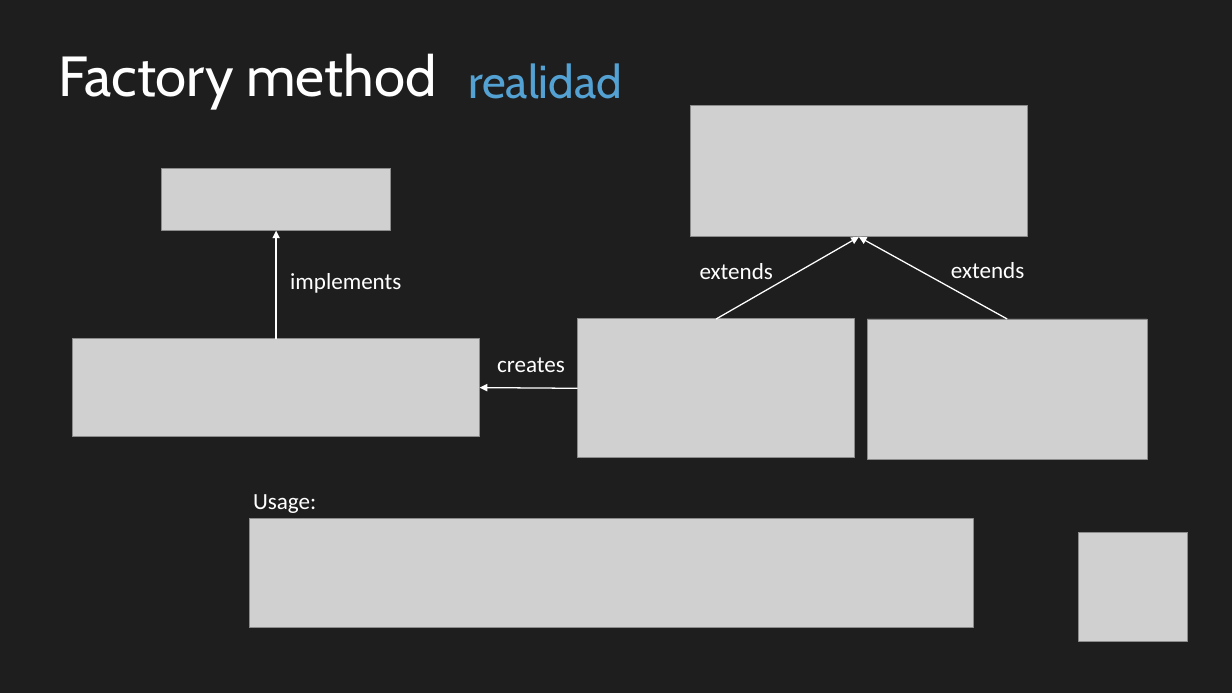
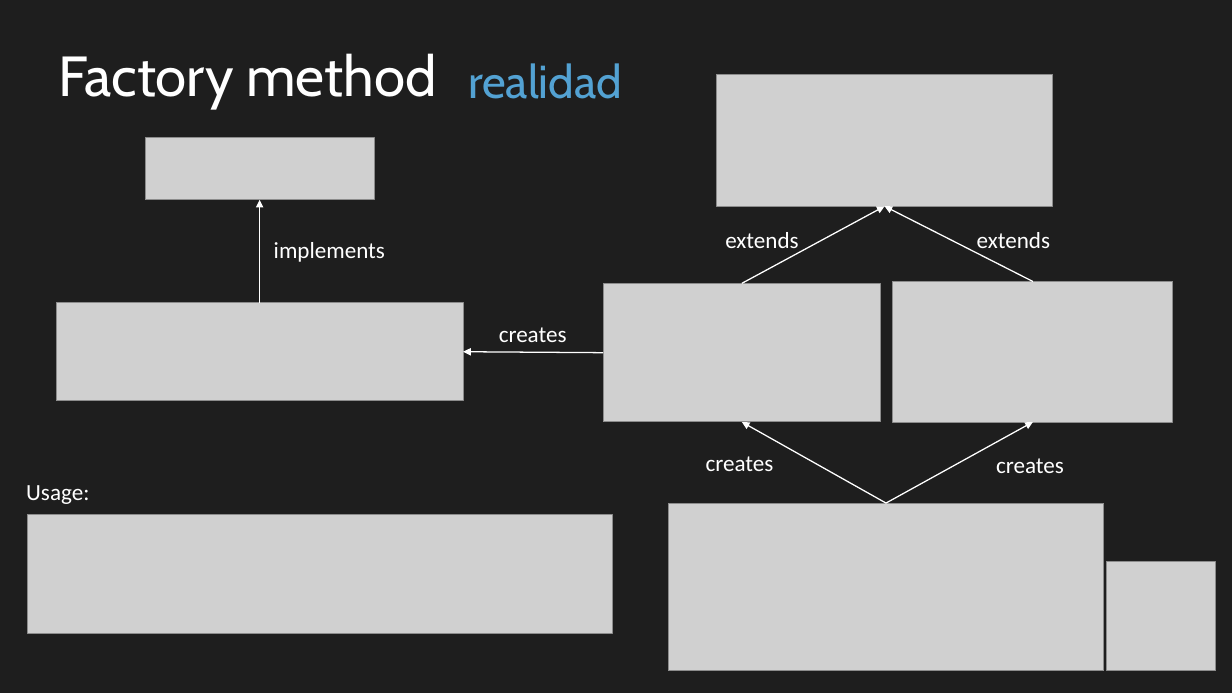
Before and after one commit to cbastos/jsdaycan2019-typescript-patterns, a slide deck: slide 6 of slides/Patrones de diseño con Typescript en el mundo real.pptx. Drawn at 1232x693 pixels with LibreOffice and Linux fonts; fonts in the diff are those of the drawing; grey boxes stand for pictures. Boxes give left, top, right and bottom in pixels: in the first picture for what was removed or moved away, otherwise in the second. Text is boxed around its words. In the diff, an @@ line names an element or a change of style, - is before the commit and + after.

```diff
--- a/slides/Patrones de diseño con Typescript en el mundo real.pptx
+++ b/slides/Patrones de diseño con Typescript en el mundo real.pptx
@@ picture: place and size @@
-picture at (162, 168, 391, 231)
+picture at (145, 138, 374, 201)
@@ arrow moved from (276, 338) - (276, 231) to (260, 303) - (260, 200) @@
@@ arrow moved from (716, 319) - (860, 237) to (742, 284) - (884, 206) @@
@@ arrow moved from (1007, 319) - (860, 237) to (1033, 282) - (884, 206) @@
@@ text "implements": place and size @@
-text "implements" at (290, 273, 401, 293)
+text "implements" at (274, 242, 385, 262)
@@ 2 texts, 1 picture: place and size @@
-2 texts, 1 picture at (690, 105, 1028, 279)
+2 texts, 1 picture at (716, 74, 1054, 255)
@@ picture: place and size @@
-picture at (578, 319, 855, 457)
+picture at (604, 284, 881, 422)
@@ picture: place and size @@
-picture at (868, 319, 1148, 459)
+picture at (893, 282, 1173, 422)
@@ picture: place and size @@
-picture at (73, 338, 481, 436)
+picture at (56, 303, 464, 401)
@@ text "creates": place and size @@
-text "creates" at (497, 357, 565, 372)
+text "creates" at (499, 327, 567, 342)
@@ arrow moved from (578, 388) - (480, 388) to (604, 353) - (463, 352) @@
@@ arrow added from (886, 503) to (742, 422), #FFFFFF 1 pt @@
@@ arrow added from (886, 503) to (1033, 422), #FFFFFF 1 pt @@
@@ text "Usage:": place and size @@
-text "Usage:" at (253, 494, 316, 513)
+text "Usage:" at (26, 485, 89, 504)
@@ text added at (706, 456, 774, 471), 18 pt, text #FFFFFF @@
+creates
@@ text added at (996, 458, 1064, 473), 18 pt, text #FFFFFF @@
+creates
@@ picture added at (668, 503, 1104, 671) @@
@@ picture added at (27, 515, 613, 633) @@
@@ picture removed at (250, 519, 973, 628) @@
@@ picture: place and size @@
-picture at (1080, 532, 1189, 641)
+picture at (1107, 562, 1216, 671)
```
Also in this commit, not shown: 1 other slide changed, 3 other files.
